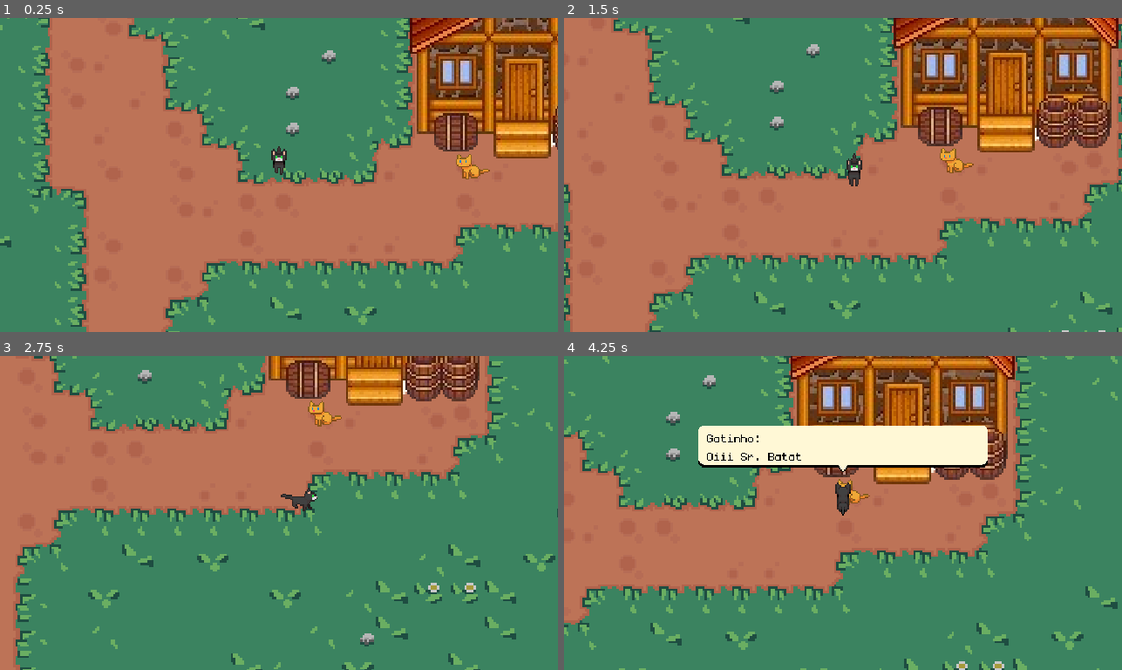
Above: before the commit, frames 1-4 (two rows, left to right).
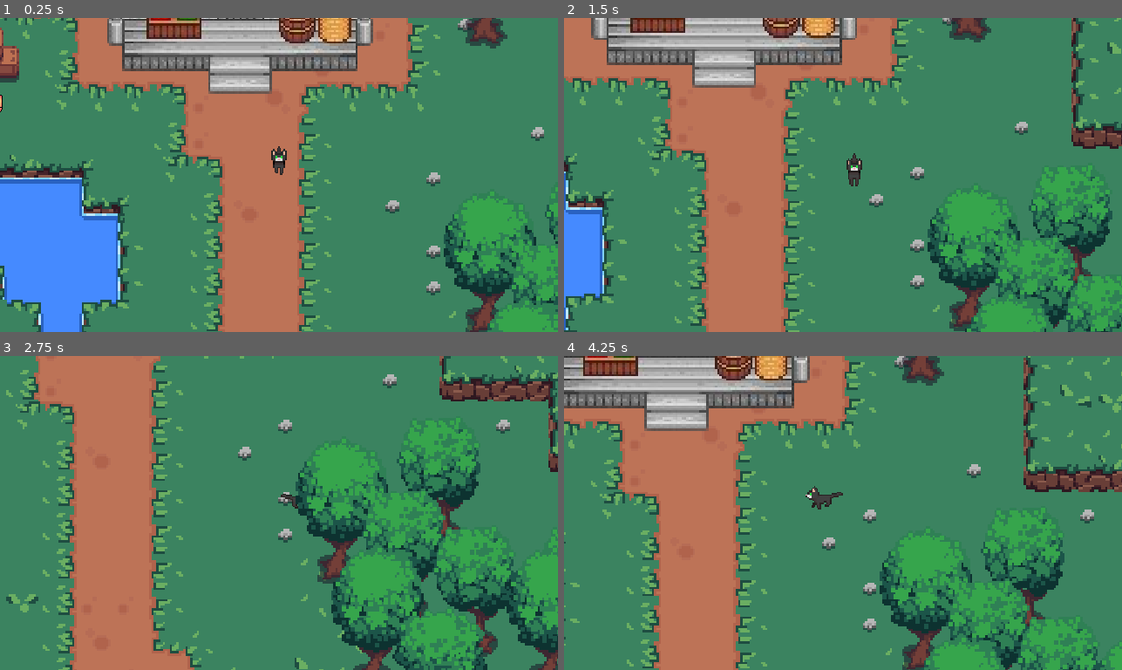
Above: after the commit, the same moments.

Repository: ana-xavier/MemoriasDeNoveVidas
Game: Godot game, scene res://levels/scenes/level_1.tscn
Same seed, same stepped clock (60 frames per second), same inputs: the game is played once before the commit and once after it. This scene is started directly instead of the project's main scene.
Inputs:
- Up to frame 1 (0.25 s): no input
- Up to frame 2 (1.5 s): tap Enter at 0.5 s; hold D (move_right) 0.53-1.28 s; hold Q (get) 0.53-1.28 s; tap E (interact) at 0.8, 1.35 s; hold S (move_down) from 1.28 s (still down)
- Up to frame 3 (2.75 s): tap Q (get) at 1.55 s; release S (move_down) at 2.03 s; hold D (move_right) from 2.03 s (still down); hold Space (advance_dialog) from 2.03 s (still down); tap E (interact) at 2.3 s
- Up to frame 4 (4.25 s): release D (move_right) at 2.78 s; release Space (advance_dialog) at 2.78 s; hold W (move_up) 2.78-3.53 s; tap Q (get) at 2.85 s; hold A (move_left) from 3.53 s (still down); hold E (interact) from 3.53 s (still down)

The runs differ from the first frame. In frame 1, 78% of the frame differs, in the area x 0-100%, y 0-100%; in frame 2, 78%; in frame 3, 62%; in frame 4, 69%.

Commit message:
fix: door ysort

Diff:
--- a/levels/scenes/house.tscn
+++ b/levels/scenes/house.tscn
@@ -8,24 +8,6 @@
 
 [node name="House" type="Node2D"]
 script = ExtResource("1_w2xrs")
-
-[node name="Doors" type="Node" parent="."]
-
-[node name="Door_N" parent="Doors" instance=ExtResource("8_se5eb")]
-position = Vector2(9, 97)
-destination_level_tag = "level_1"
-destination_door_tag = "S"
-spawn_direction = "down"
-
-[node name="CollisionShape2D" parent="Doors/Door_N" index="0"]
-position = Vector2(-1.5, 7.11803)
-scale = Vector2(3.78961, -0.625387)
-one_way_collision_margin = 3.1
-debug_color = Color(0, 0.6, 0.701961, 0.419608)
-
-[node name="Spawn" parent="Doors/Door_N" index="1"]
-position = Vector2(-1, -4)
-scale = Vector2(-14.5545, -8.81597e+07)
 
 [node name="Terrain" parent="." instance=ExtResource("2_rnx6i")]
 layer_0/tile_data = PackedInt32Array(-393222, 589825, 0, -327686, 589825, 1, -262150, 589825, 2, -196614, 589825, 3, -1 …(3585 unchanged characters)…
@@ -41,4 +23,22 @@
 scale = Vector2(0.970403, 1.00248)
 layer_0/tile_data = PackedInt32Array(-131075, 14, 12, -1, 65550, 10, 65539, 589838, 0, -131078, 15, 10, 196602, 589838, …(309 unchanged characters)…
 
-[editable path="Doors/Door_N"]
+[node name="Doors" type="Node" parent="YSort"]
+
+[node name="Door_N" parent="YSort/Doors" instance=ExtResource("8_se5eb")]
+position = Vector2(9, 97)
+destination_level_tag = "level_1"
+destination_door_tag = "S"
+spawn_direction = "down"
+
+[node name="CollisionShape2D" parent="YSort/Doors/Door_N" index="0"]
+position = Vector2(-1.5, 7.11803)
+scale = Vector2(3.78961, -0.625387)
+one_way_collision_margin = 3.1
+debug_color = Color(0, 0.6, 0.701961, 0.419608)
+
+[node name="Spawn" parent="YSort/Doors/Door_N" index="1"]
+position = Vector2(-1, -4)
+scale = Vector2(-14.5545, -8.81597e+07)
+
+[editable path="YSort/Doors/Door_N"]
--- a/levels/scenes/level_1.tscn
+++ b/levels/scenes/level_1.tscn
@@ -6,6 +6,7 @@
 [ext_resource type="PackedScene" uid="uid://rggrvhlodlv7" path="res://terrain/scenes/objects_terrain.tscn" id="3_ch57o"]
 [ext_resource type="PackedScene" uid="uid://dl7ck63ja1k6q" path="res://instances/scenes/notes_instances.tscn" id="3_e48er"]
 [ext_resource type="PackedScene" uid="uid://bknsyv6emufh" path="res://character/scenes/side_character.tscn" id="4_qpro3"]
+[ext_resource type="PackedScene" uid="uid://bqsb7b7k0ecvh" path="res://interaction/objects/dirt/digging_area.tscn" id="6_t4koh"]
 [ext_resource type="Texture2D" uid="uid://n6vrtfypvkcq" path="res://character/assets/orange_0.png" id="7_1kca1"]
 [ext_resource type="Texture2D" uid="uid://b2lxmvlcgu7vm" path="res://character/assets/calico_0.png" id="7_ojxkf"]
 [ext_resource type="Texture2D" uid="uid://u4fyajirtvyg" path="res://terrain/house/assets/gray_door.png" id="8_63jcl"]
@@ -76,32 +77,16 @@
 
 [node name="NotesInstances" parent="." instance=ExtResource("3_e48er")]
 
-[node name="Doors" type="Node" parent="."]
+[node name="DiggingAreas" type="Node2D" parent="."]
 
-[node name="Door_S" parent="Doors" node_paths=PackedStringArray("animation") instance=ExtResource("8_lm17c")]
-y_sort_enabled = true
-position = Vector2(56, -381)
-destination_level_tag = "house"
-destination_door_tag = "N"
-spawn_direction = "up"
-animation = NodePath("Animation")
+[node name="DiggingArea" parent="DiggingAreas" instance=ExtResource("6_t4koh")]
+position = Vector2(308, -229)
 
-[node name="CollisionShape2D" parent="Doors/Door_S" index="0"]
-position = Vector2(-0.75, 6.0625)
+[node name="DiggingArea2" parent="DiggingAreas" instance=ExtResource("6_t4koh")]
+position = Vector2(646, -169)
 
-[node name="Spawn" parent="Doors/Door_S" index="1" groups=["player"]]
-position = Vector2(-1, 19)
-scale = Vector2(20.1387, -3554.56)
-
-[node name="Texture" type="Sprite2D" parent="Doors/Door_S"]
-position = Vector2(-1, -13)
-texture = ExtResource("8_63jcl")
-hframes = 2
-
-[node name="Animation" type="AnimationPlayer" parent="Doors/Door_S"]
-libraries = {
-"": SubResource("AnimationLibrary_at0f8")
-}
+[node name="DiggingArea3" parent="DiggingAreas" instance=ExtResource("6_t4koh")]
+position = Vector2(609, -302)
 
 [node name="YSort" type="Node2D" parent="."]
 y_sort_enabled = true
@@ -120,11 +105,42 @@
 frame = 78
 
 [node name="MainCharacter" parent="YSort" instance=ExtResource("2_ocy6e")]
-position = Vector2(180, -69)
+position = Vector2(72, -311)
 
 [node name="ObjectsTerrain" parent="YSort" instance=ExtResource("3_ch57o")]
 scale = Vector2(0.970403, 1.00248)
-layer_0/tile_data = PackedInt32Array(-196624, 0, 0, -1179664 …(1402 unchanged characters)…  458743, 786441, 13, -393198, 1507337, 2)
+layer_0/tile_data = PackedInt32Array(-196624, 0, 0, -1179664 …(1402 unchanged characters)…  458743, 786441, 13, -393198, 1507337, 2, -786392, 0, 0, -1310683, 2, 0, -1114083, 1, 0)
+
+[node name="Doors" type="Node2D" parent="YSort"]
+y_sort_enabled = true
+scale = Vector2(0.970403, 1.00248)
+
+[node name="Door_S" parent="YSort/Doors" node_paths=PackedStringArray("animation") instance=ExtResource("8_lm17c")]
+y_sort_enabled = true
+position = Vector2(57.708, -380.057)
+scale = Vector2(1.0305, 0.997526)
+collision_layer = 1
+destination_level_tag = "house"
+destination_door_tag = "N"
+spawn_direction = "up"
+animation = NodePath("Animation")
+
+[node name="CollisionShape2D" parent="YSort/Doors/Door_S" index="0"]
+position = Vector2(-0.75, 6.0625)
+
+[node name="Spawn" parent="YSort/Doors/Door_S" index="1" groups=["player"]]
+position = Vector2(-1, 19)
+scale = Vector2(20.1387, -3554.56)
+
+[node name="Texture" type="Sprite2D" parent="YSort/Doors/Door_S"]
+position = Vector2(-1, -13)
+texture = ExtResource("8_63jcl")
+hframes = 2
+
+[node name="Animation" type="AnimationPlayer" parent="YSort/Doors/Door_S"]
+libraries = {
+"": SubResource("AnimationLibrary_at0f8")
+}
 
 [node name="CanvasLayer" type="CanvasLayer" parent="."]
 
@@ -135,8 +151,8 @@
 [node name="NotificationBox" parent="CanvasLayer" groups=["NotificationBox"] instance=ExtResource("10_blscf")]
 visible = false
 
-[connection signal="animation_finished" from="Doors/Door_S/Animation" to="Doors/Door_S" method="_on_animation_finished"]
+[connection signal="animation_finished" from="YSort/Doors/Door_S/Animation" to="YSort/Doors/Door_S" method="_on_animation_finished"]
 [connection signal="closed_note" from="CanvasLayer/NotePopup" to="." method="_on_note_manager_closed_note"]
 [connection signal="opened_note" from="CanvasLayer/NotePopup" to="." method="_on_note_manager_opened_note"]
 
-[editable path="Doors/Door_S"]
+[editable path="YSort/Doors/Door_S"]
--- a/levels/scripts/level_manager.gd
+++ b/levels/scripts/level_manager.gd
@@ -17,6 +17,6 @@
 	get_tree().paused = true
 
 func _on_level_spawn(destination_tag: String):
-	var door_path = "Doors/Door_" + destination_tag
+	var door_path = "YSort/Doors/Door_" + destination_tag
 	var door = get_node(door_path) as Door
 	NavigationManager.trigger_player_spawn(door.spawn.global_position, door.spawn_direction)
--- a/terrain/scenes/objects_terrain.tscn
+++ b/terrain/scenes/objects_terrain.tscn
@@ -671,6 +671,7 @@
 1:1/size_in_atlas = Vector2i(10, 11)
 1:1/0 = 0
 1:1/0/texture_origin = Vector2i(-2, 50)
+1:1/0/y_sort_origin = -20
 1:1/0/physics_layer_0/linear_velocity = Vector2(0, 0)
 1:1/0/physics_layer_0/angular_velocity = 0.0
 1:1/0/physics_layer_0/polygon_0/points = PackedVector2Array(-63.311, -80.1625, 58.5863, -78.9026, 58.3539, 19.7111, 15.8135, 19.7111, 16.0362, -1.44771, -15.119, -2.04737, -14.8084, 20.0741, -63.626, 20.3162)
Not shown: 1 places in levels/scenes/level_1.tscn that only renumber resources
